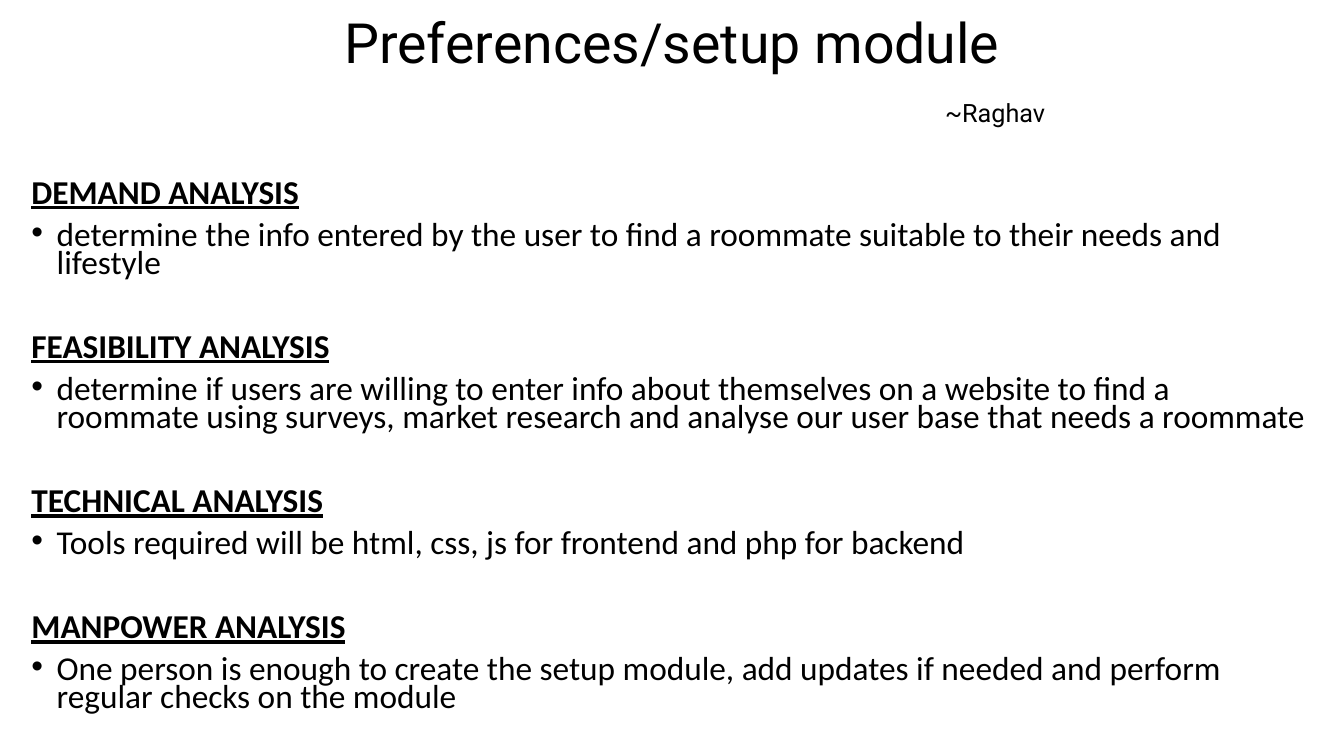
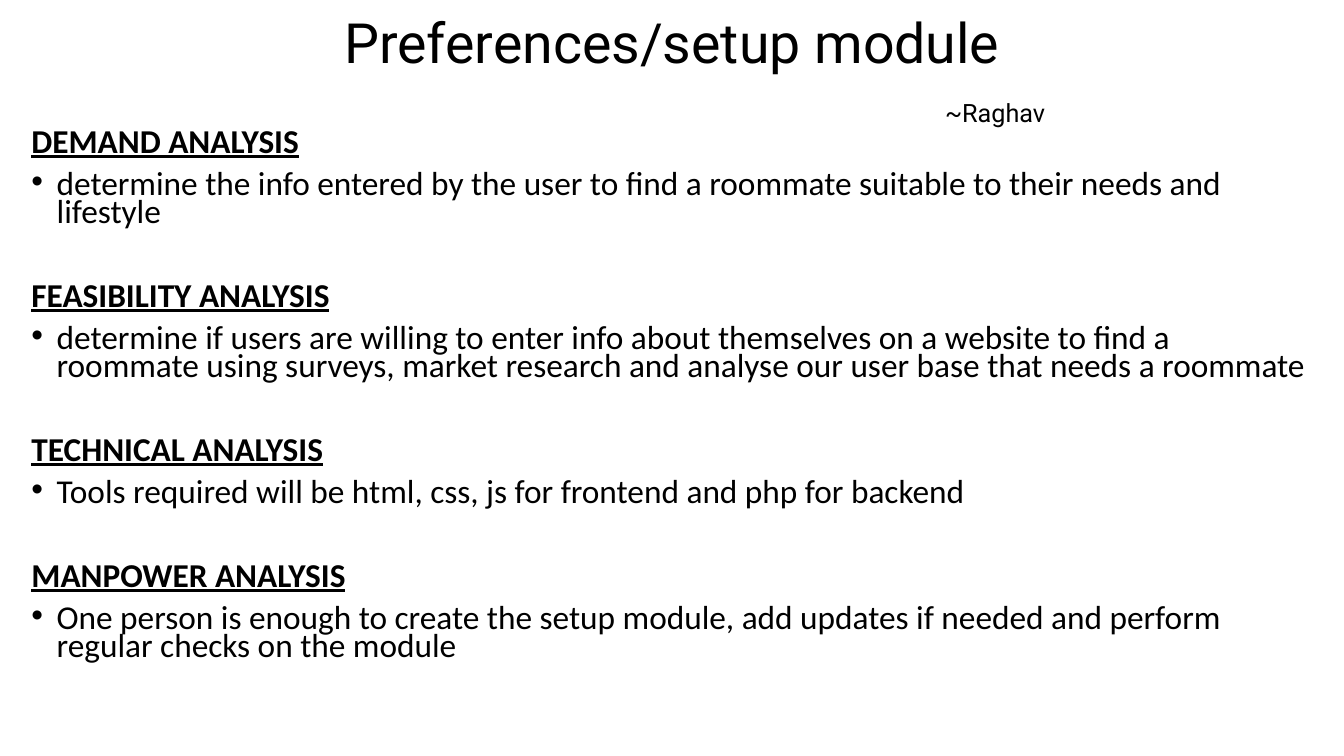
Before and after one commit to AyushPrasad-ap/RoomR, a slide deck: slide 5 of PBL ppt draft2.pptx. Drawn at 1344x756 pixels with LibreOffice and Linux fonts; fonts in the diff are those of the drawing. Boxes give left, top, right and bottom in pixels: in the first picture for what was removed or moved away, otherwise in the second. Text is boxed around its words. In the diff, an @@ line names an element or a change of style, - is before the commit and + after.

```diff
--- a/PBL ppt draft2.pptx
+++ b/PBL ppt draft2.pptx
@@ text "DEMAND ANALYSIS": place and size @@
-text "DEMAND ANALYSIS" at (31,182,1304,714)
+text "DEMAND ANALYSIS" at (31,131,1304,663)
```
Also in this commit, not shown: 2 other files.
